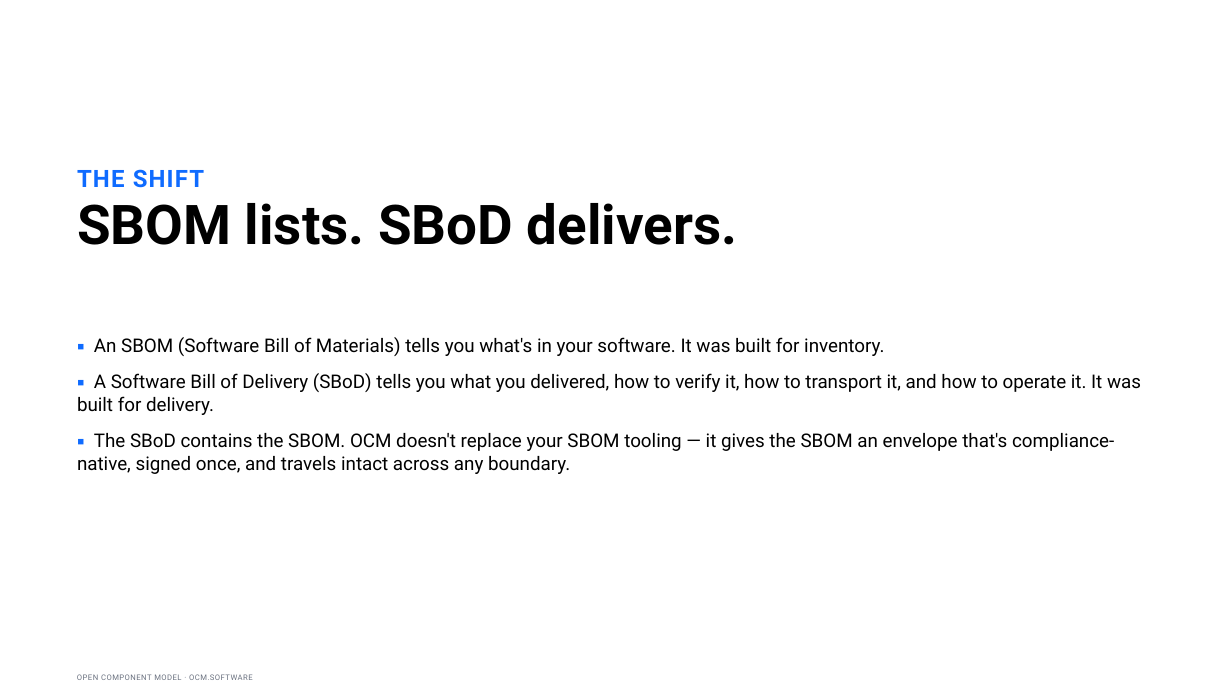
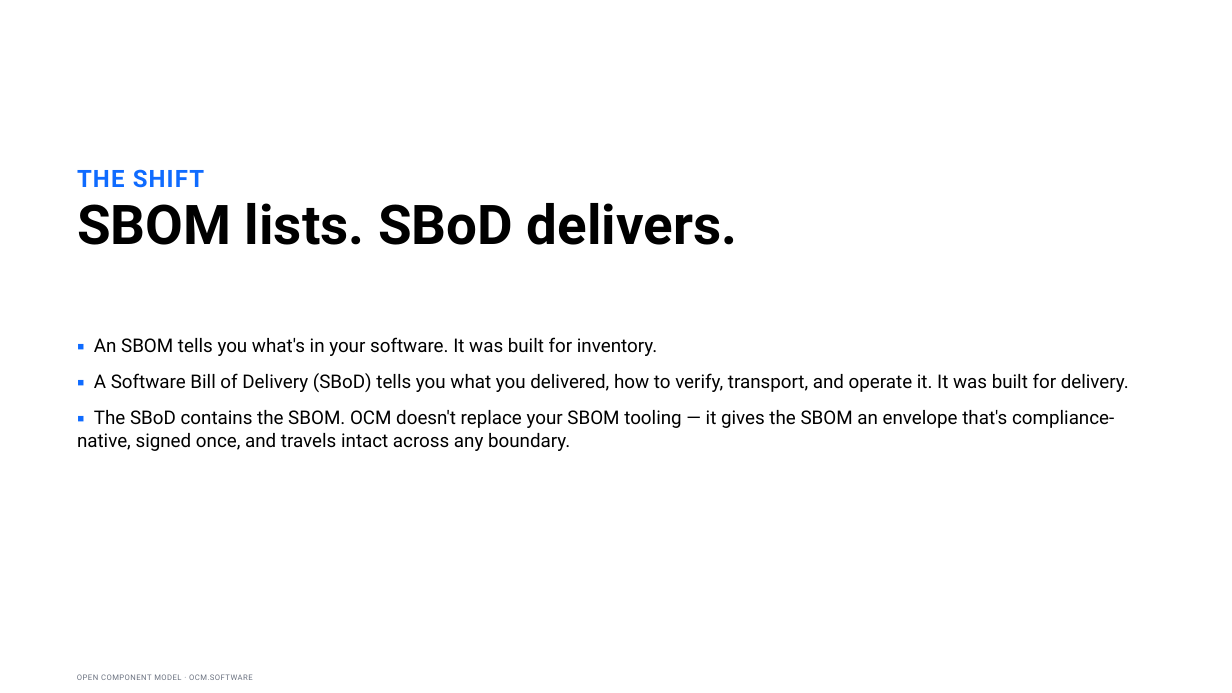
Before and after one commit to morri-son/open-component-model, a slide deck: slide 4 of docs/community/marketing/decks/exec-phase1/OCM-Sovereign-Delivery-Exec.pptx. Drawn at 1232x693 pixels with LibreOffice and Linux fonts; fonts in the diff are those of the drawing. Boxes give left, top, right and bottom in pixels: in the first picture for what was removed or moved away, otherwise in the second. Text is boxed around its words. In the diff, an @@ line names an element or a change of style, - is before the commit and + after.

```diff
--- a/docs/community/marketing/decks/exec-phase1/OCM-Sovereign-Delivery-Exec.pptx
+++ b/docs/community/marketing/decks/exec-phase1/OCM-Sovereign-Delivery-Exec.pptx
@@ text at <box>94,337,1129,392</box>: text changed @@
-▪ An SBOM (Software Bill of Materials) tells you what's in your software. It was built for inventory.
-▪ A Software Bill of Delivery (SBoD) tells you what you delivered, how to verify it, how to transport it, and how to operate it. It was built for delivery.
+▪ An SBOM tells you what's in your software. It was built for inventory.
+▪ A Software Bill of Delivery (SBoD) tells you what you delivered, how to verify, transport, and operate it. It was built for delivery.
```
Also in this commit, not shown: 1 other slide changed, 1 slide added, 9 other files.
